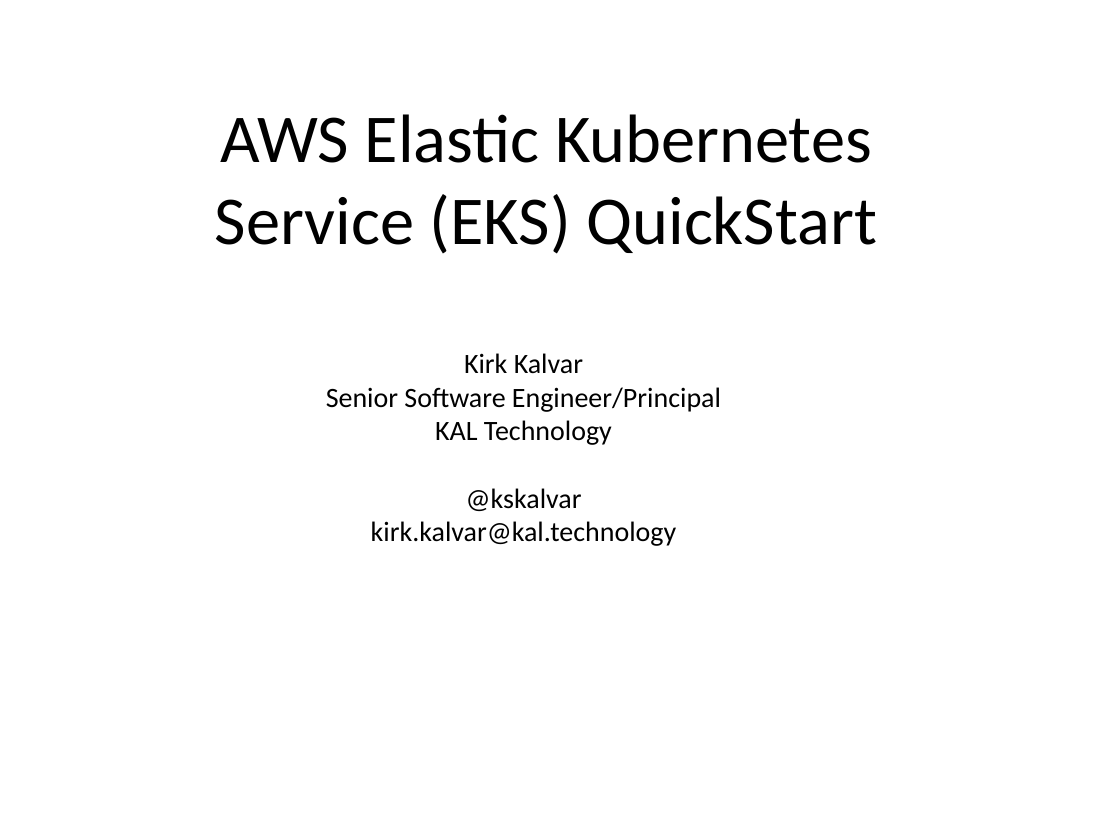
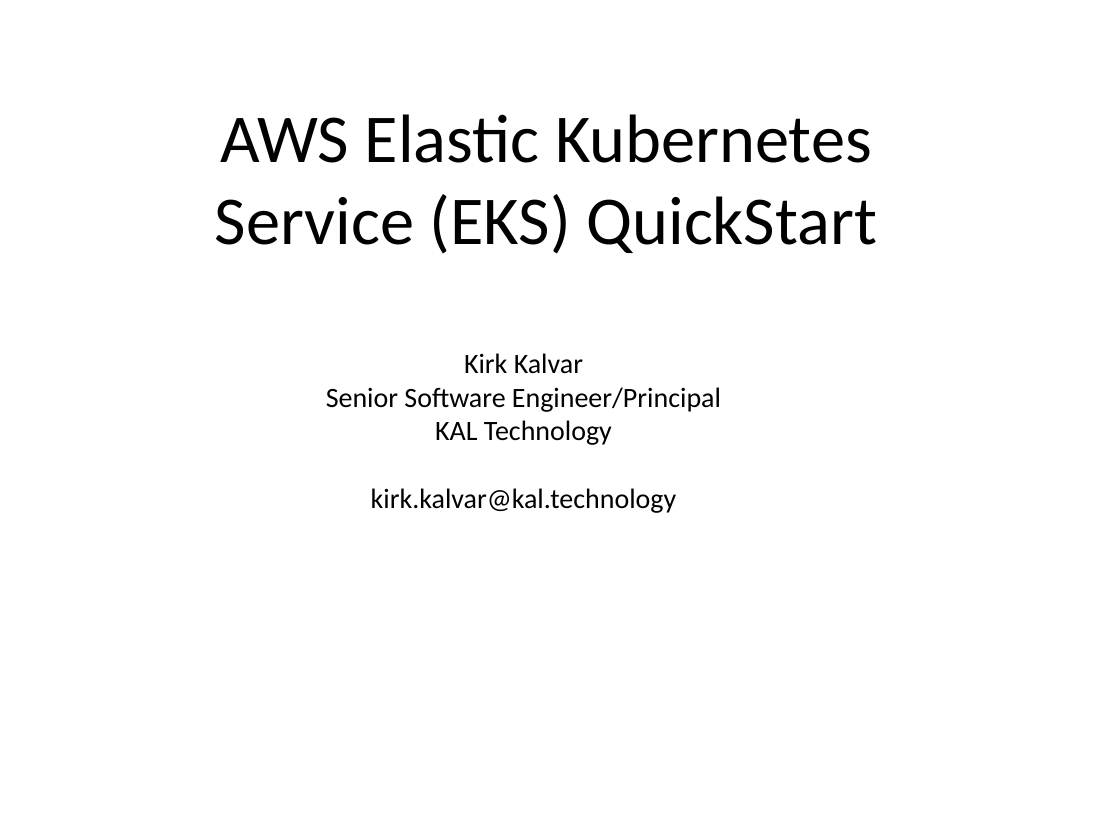
Before and after one commit to kskalvar/aws-eks-cluster-quickstart, a slide deck: slide 1 of slides/AWS-EKS-Cluster-Quickstart.pptx. Drawn at 1120x840 pixels with LibreOffice and Linux fonts; fonts in the diff are those of the drawing; background and template pictures are left out. Boxes give left, top, right and bottom in pixels: in the first picture for what was removed or moved away, otherwise in the second. Text is boxed around its words. In the diff, an @@ line names an element or a change of style, - is before the commit and + after.

```diff
--- a/slides/AWS-EKS-Cluster-Quickstart.pptx
+++ b/slides/AWS-EKS-Cluster-Quickstart.pptx
@@ text at box(466, 488, 582, 511): paragraph removed @@
-@kskalvar
```
Also in this commit, not shown: 3 other slides changed.
